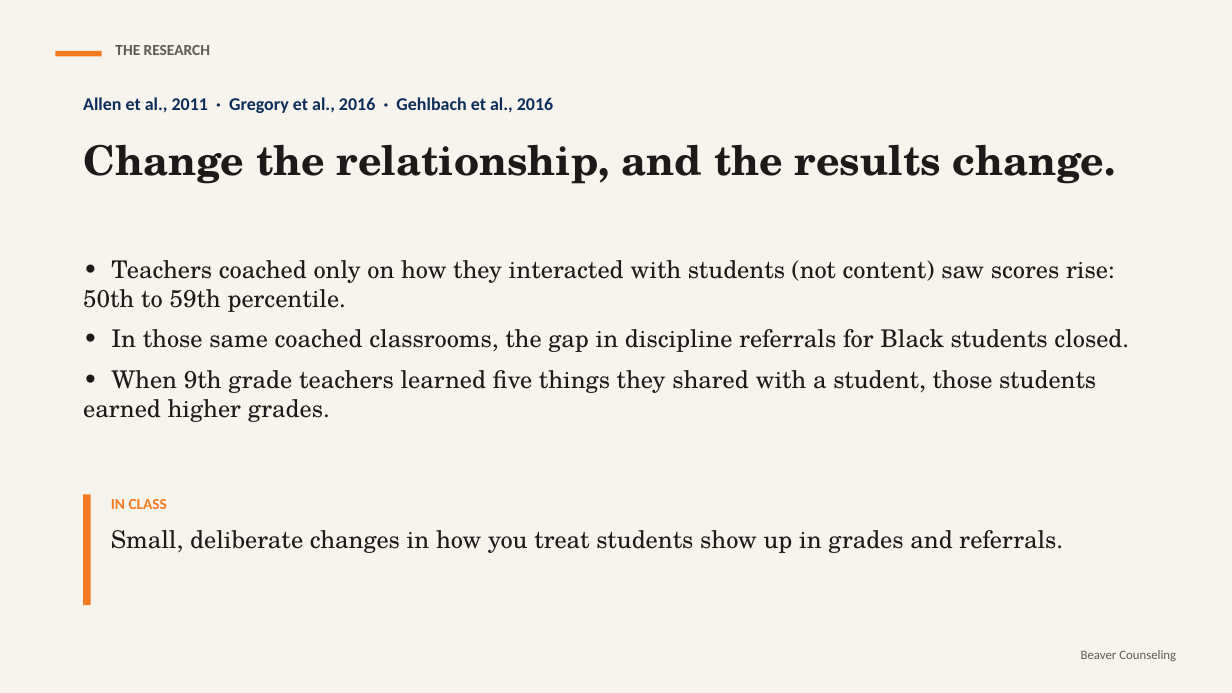
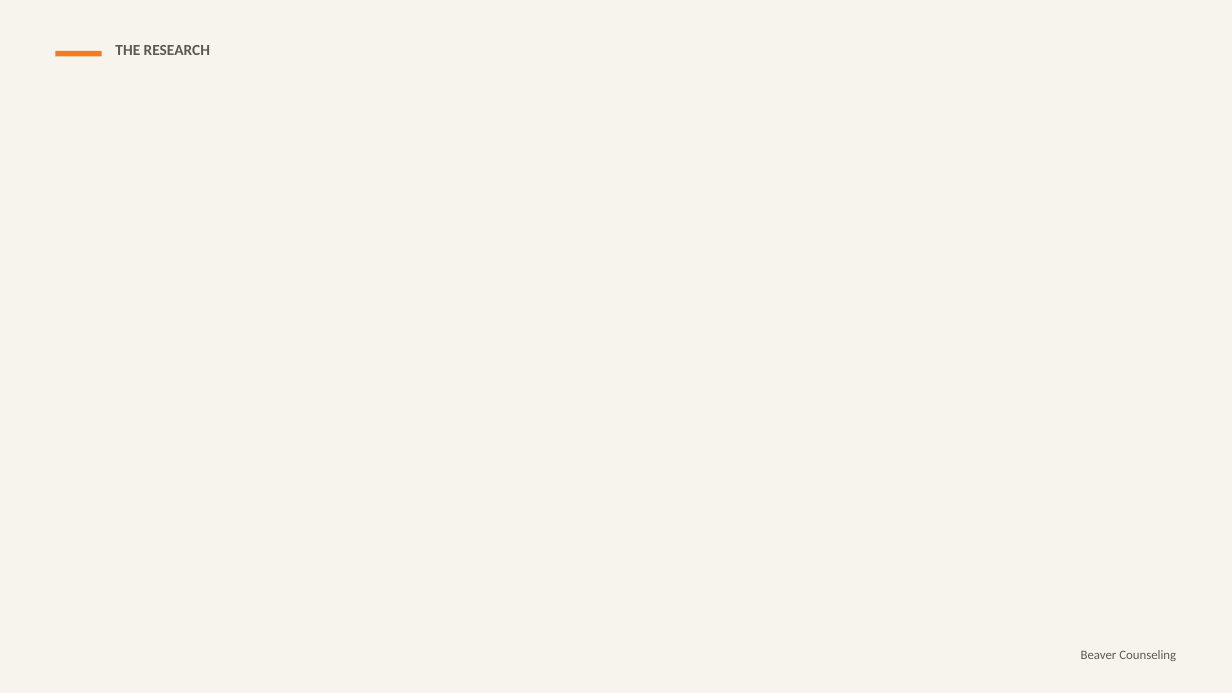
Before and after one commit to rmwtoolkit/bcds-toolkit, a slide deck: slide 8 of decks/connection-before-content-lesson-v2.pptx. Drawn at 1232x693 pixels with LibreOffice and Linux fonts; fonts in the diff are those of the drawing; background and template pictures are left out. Boxes give left, top, right and bottom in pixels: in the first picture for what was removed or moved away, otherwise in the second. Text is boxed around its words. In the diff, an @@ line names an element or a change of style, - is before the commit and + after.

```diff
--- a/decks/connection-before-content-lesson-v2.pptx
+++ b/decks/connection-before-content-lesson-v2.pptx
@@ text removed at [83,97,553,113] @@
-Allen et al., 2011 · Gregory et al., 2016 · Gehlbach et al., 2016
@@ text removed at [83,144,1116,184] @@
-Change the relationship, and the results change.
@@ text removed at [83,260,1129,422] @@
-• Teachers coached only on how they interacted with students (not content) saw scores rise: 50th to 59th percentile.
-• In those same coached classrooms, the gap in discipline referrals for Black students closed.
-• When 9th grade teachers learned five things they shared with a student, those students earned higher grades.
@@ rectangle removed at [83,494,91,605] @@
@@ text removed at [111,499,1063,553] @@
-IN CLASS
-Small, deliberate changes in how you treat students show up in grades and referrals.
```
Also in this commit, not shown: 14 other slides changed, 3 slides added, 13 other files.
